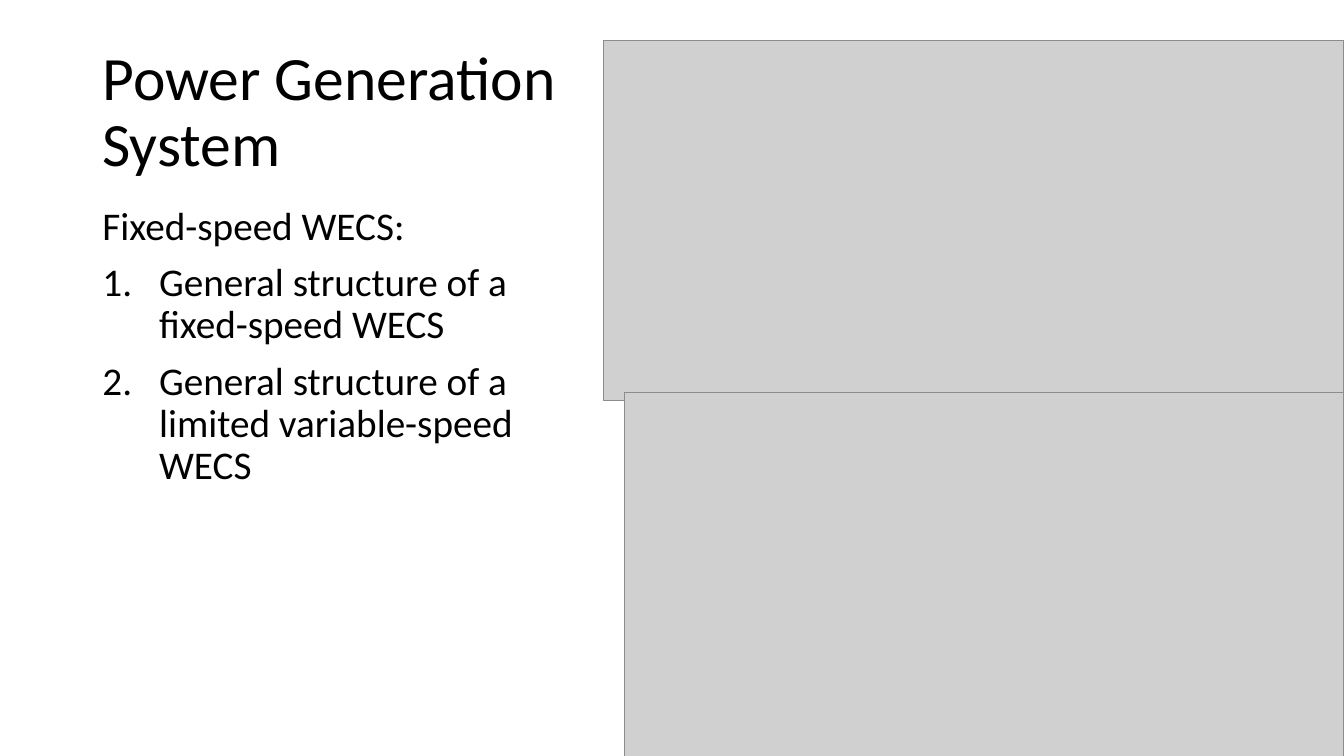
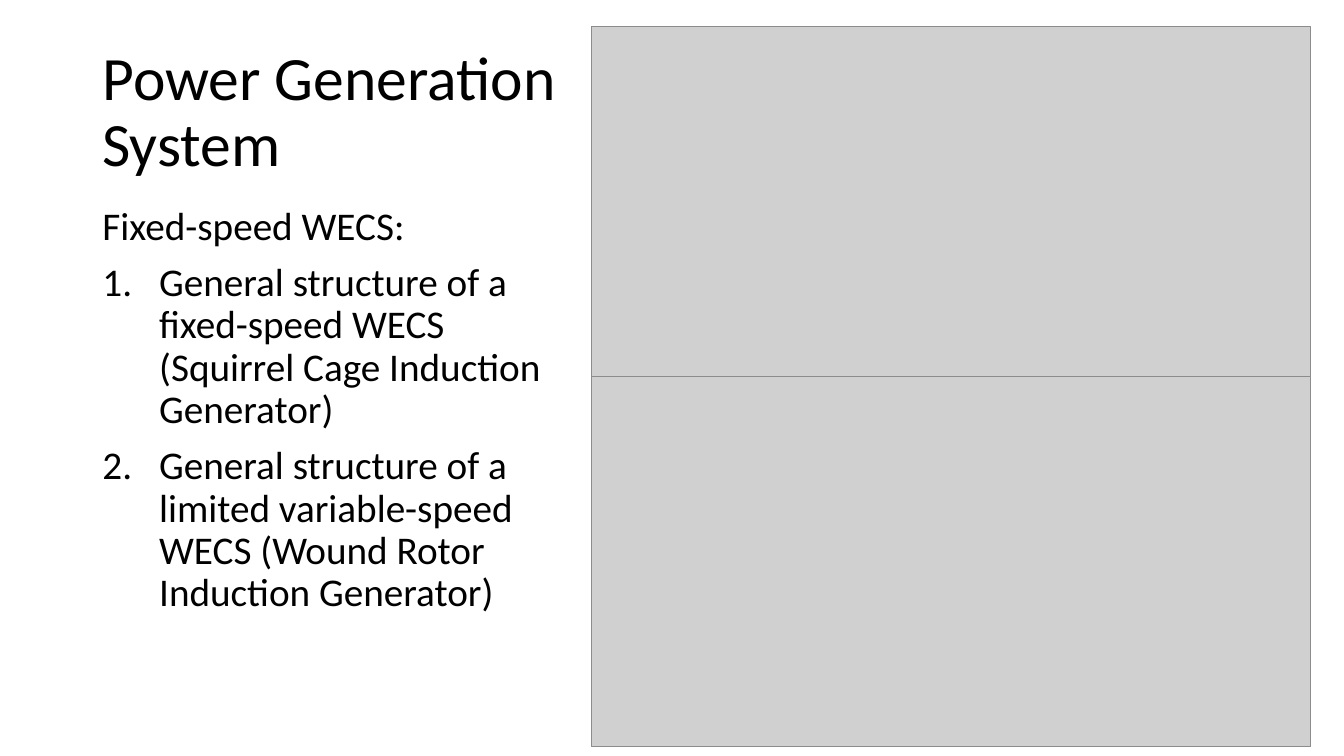
Before and after one commit to MuhammadShamaas1997/Electrical-Engineering, a slide deck: slide 8 of Wind Energy Conversion Systems/WECS.pptx (slide 9 before the commit). Drawn at 1344x756 pixels with LibreOffice and Linux fonts; fonts in the diff are those of the drawing; grey boxes stand for pictures. Boxes give left, top, right and bottom in pixels: in the first picture for what was removed or moved away, otherwise in the second. Text is boxed around its words. In the diff, an @@ line names an element or a change of style, - is before the commit and + after.

```diff
--- a/Wind Energy Conversion Systems/WECS.pptx
+++ b/Wind Energy Conversion Systems/WECS.pptx
@@ picture: place and size @@
-picture at bbox=[604, 40, 1344, 400]
+picture at bbox=[592, 26, 1312, 376]
@@ text at bbox=[159, 268, 540, 612]: text changed @@
-1. General structure of a fixed-speed WECS
-2. General structure of a limited variable-speed WECS
+1. General structure of a fixed-speed WECS (Squirrel Cage Induction Generator)
+2. General structure of a limited variable-speed WECS (Wound Rotor Induction Generator)
@@ picture: place and size @@
-picture at bbox=[625, 392, 1344, 756]
+picture at bbox=[592, 376, 1312, 747]
```
Also in this commit, not shown: 8 other slides changed, 1 slide added, 2 slides removed, 1 other file.
